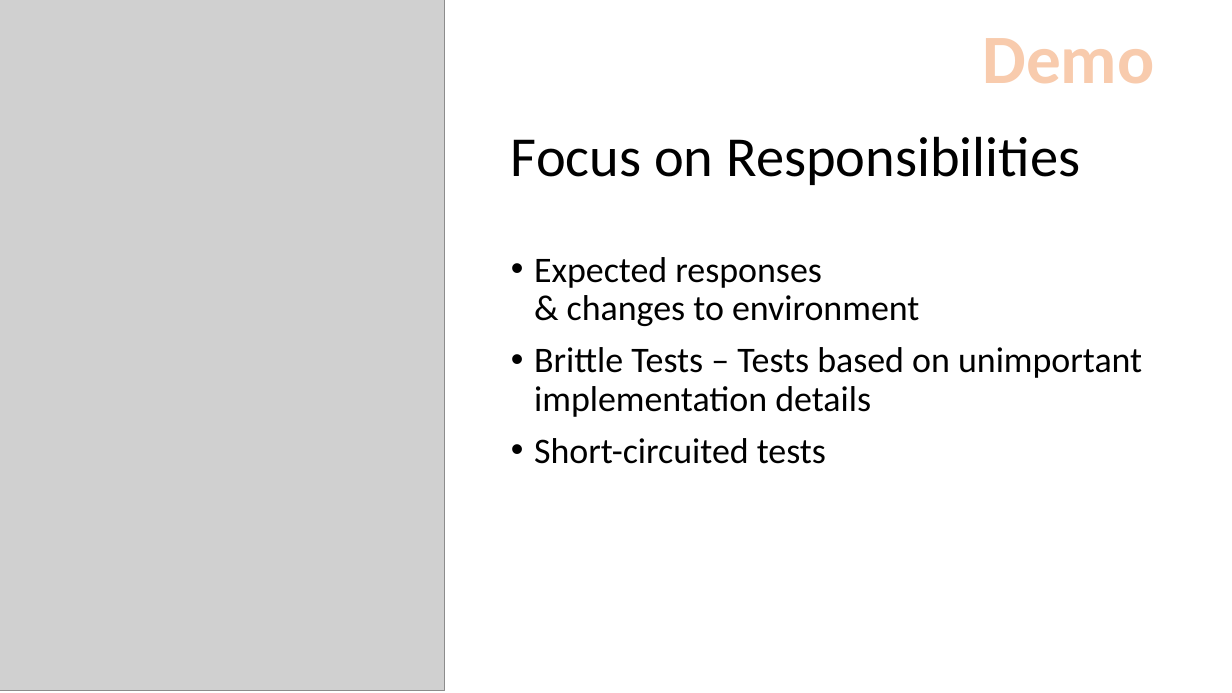
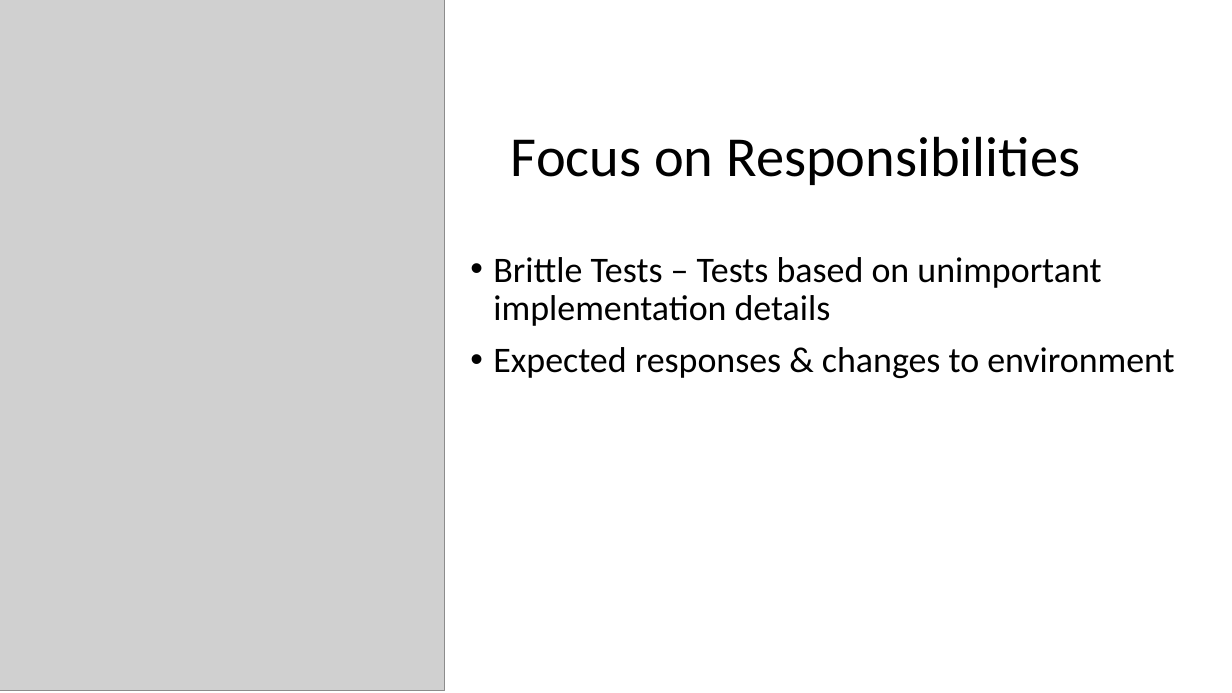
Before and after one commit to wschroder/UnitTestingDemo.GitHub, a slide deck: slide 10 of Effective Unit Testing.pptx (slide 7 before the commit). Drawn at 1232x693 pixels with LibreOffice and Linux fonts; fonts in the diff are those of the drawing; grey boxes stand for pictures. Boxes give left, top, right and bottom in pixels: in the first picture for what was removed or moved away, otherwise in the second. Text is boxed around its words. In the diff, an @@ line names an element or a change of style, - is before the commit and + after.

```diff
--- a/Effective Unit Testing.pptx
+++ b/Effective Unit Testing.pptx
@@ text removed at (982,38,1154,84) @@
-Demo
@@ text "Brittle Tests – Tests based ...": place and size @@
-text "Brittle Tests – Tests based ..." at (534,257,1142,464)
+text "Brittle Tests – Tests based ..." at (493,257,1174,378)
@@ text at (493,257,1101,326): paragraph added @@
+• Brittle Tests – Tests based on unimportant implementation details
@@ text at (534,347,1142,464): paragraphs removed @@
-• Brittle Tests – Tests based on unimportant implementation details
-• Short-circuited tests
```
Also in this commit, not shown: 11 other slides changed, 3 slides added.
